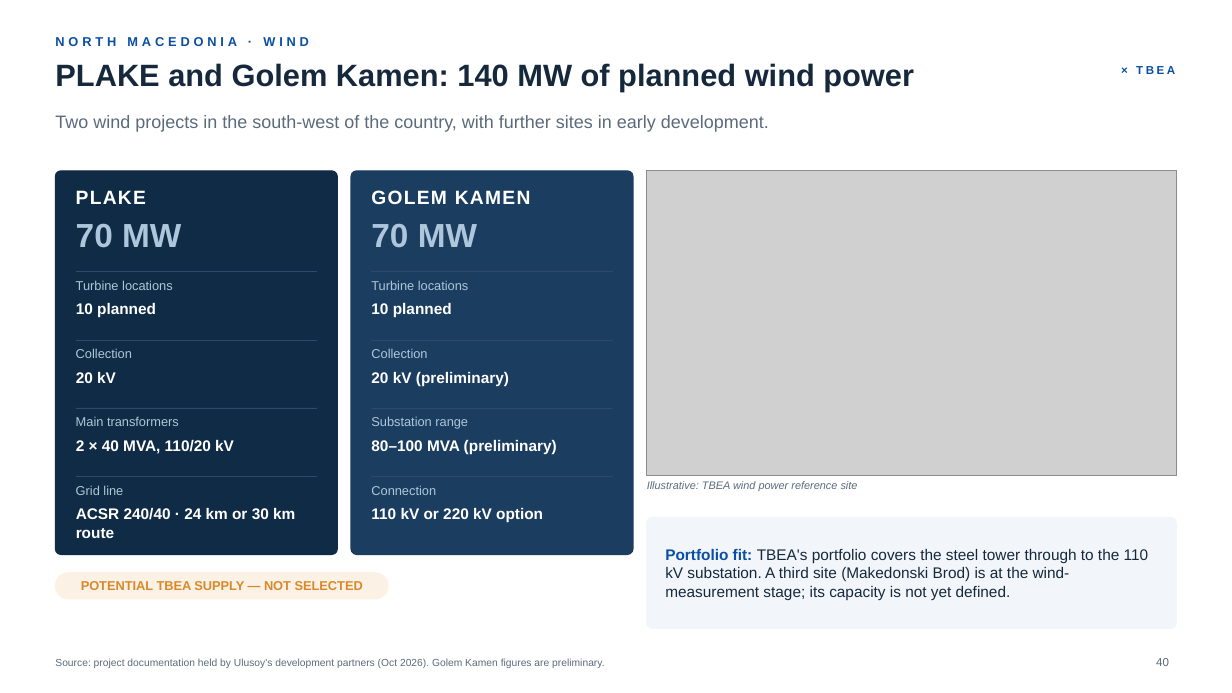
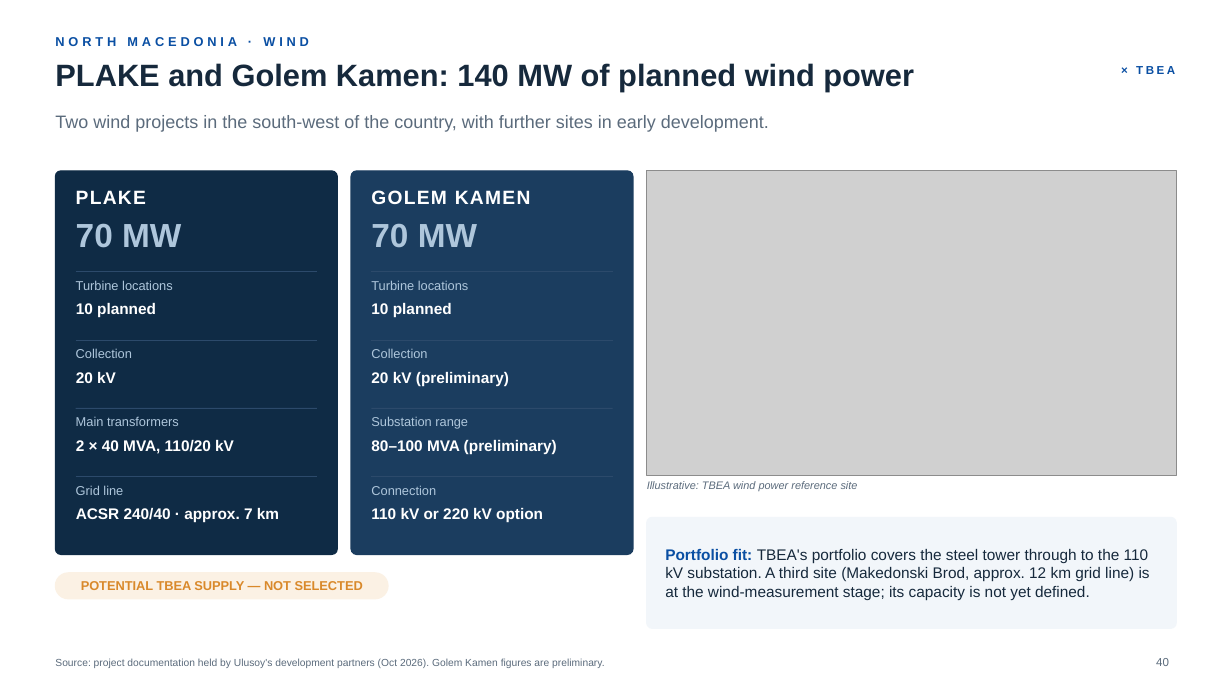
Before and after one commit to taimoorRazi/MultiTransformer, a slide deck: slide 40 of TBEA_HQ_Partnership_v2/Ulusoy - TBEA Partnership.pptx. Drawn at 1232x693 pixels with LibreOffice and Linux fonts; fonts in the diff are those of the drawing; grey boxes stand for pictures; background and template pictures are left out. Boxes give left, top, right and bottom in pixels: in the first picture for what was removed or moved away, otherwise in the second. Text is boxed around its words. In the diff, an @@ line names an element or a change of style, - is before the commit and + after.

```diff
--- a/TBEA_HQ_Partnership_v2/Ulusoy - TBEA Partnership.pptx
+++ b/TBEA_HQ_Partnership_v2/Ulusoy - TBEA Partnership.pptx
@@ text at [76,508,279,523]: text changed @@
-ACSR 240/40 · 24 km or 30 km route
+ACSR 240/40 · approx. 7 km
@@ text at [665,549,1150,601]: text changed @@
-Portfolio fit: TBEA's portfolio covers the steel tower through to the 110 kV substation. A third site (Makedonski Brod) is at the wind-measurement stage; its capacity is not yet defined.
+Portfolio fit: TBEA's portfolio covers the steel tower through to the 110 kV substation. A third site (Makedonski Brod, approx. 12 km grid line) is at the wind-measurement stage; its capacity is not yet defined.
```
Also in this commit, not shown: 2 other slides changed, 15 other files.
